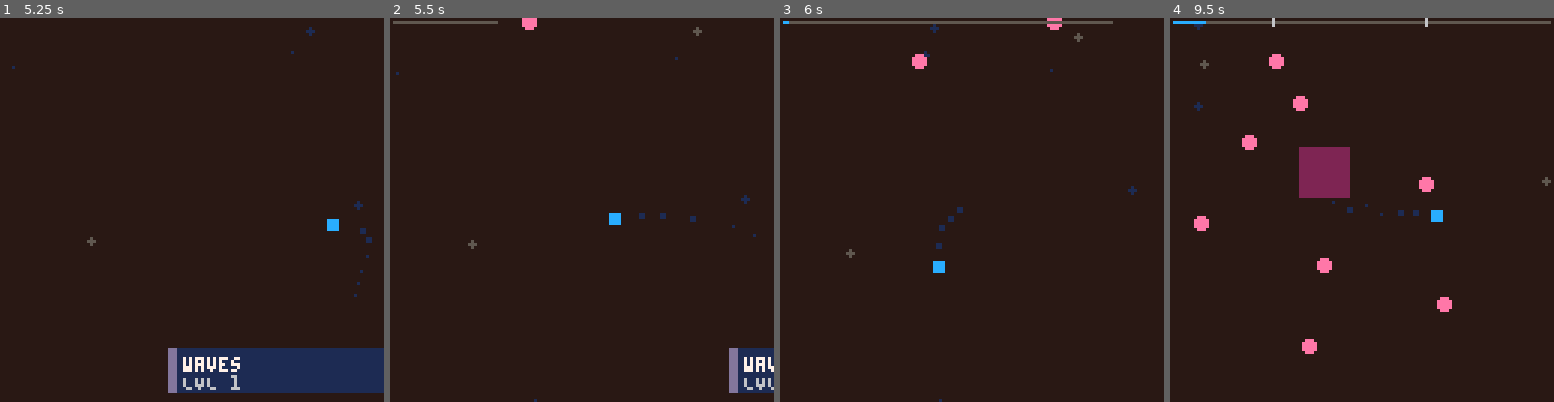
Above: before the commit, frames 1-4 (left to right).
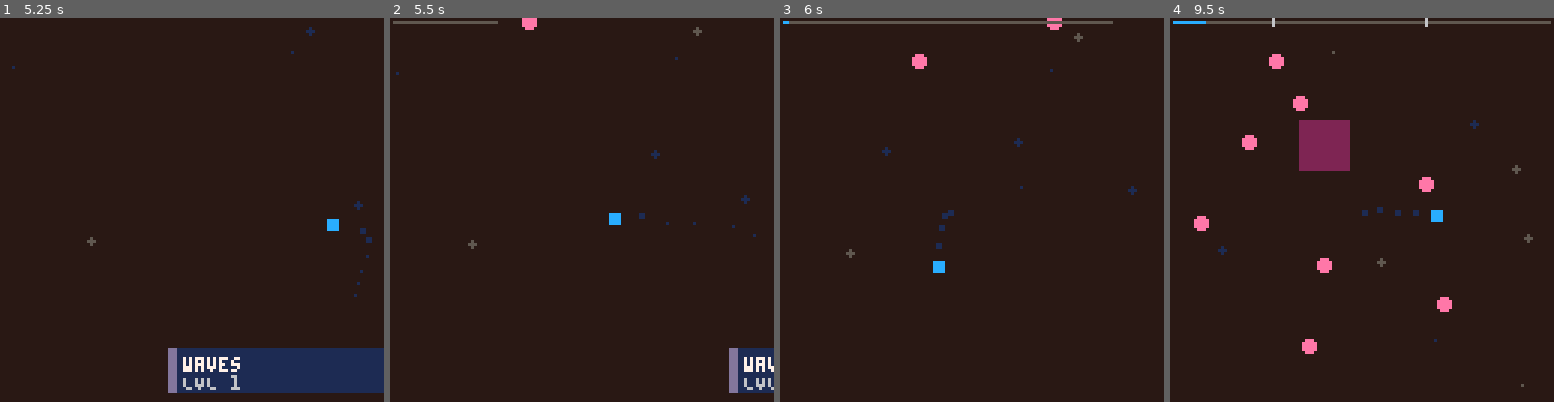
Above: after the commit, the same moments.

Repository: kastlev/tiny-shapes-and-beats
Game: PICO-8 cartridge tiny_beats_and_shapes.p8
The game is run twice, just before and just after one commit, with the same random seed, the same clock (stepped at 60 frames per second) and the same inputs.
Inputs:
- Up to frame 1 (5.25 s): tap X (X key) at 0.33, 1.07, 1.85, 2.97, 4.08, 5.2 s; tap O (Z key) at 0.7, 1.7, 2.1, 2.5, 2.9, 3.3, 3.7, 4.1, 4.5, 4.9 s; hold Right 1.6-2.1 s; hold Up 2.15-2.42 s; hold Right 2.47-3.03 s; hold Left 3.08-3.58 s; hold Down 3.63-3.97 s; hold Right 4.02-4.68 s; hold Up 4.73-5.03 s; hold Left from 5.08 s (still down)
- Up to frame 2 (5.5 s): keep holding Left; tap O (Z key) at 5.3 s
- Up to frame 3 (6 s): release Left at 5.68 s; tap O (Z key) at 5.7 s; hold Down from 5.73 s (still down)
- Up to frame 4 (9.5 s): release Down at 6.03 s; hold Right 6.08-6.58 s; tap O (Z key) every 0.4 s from 6.1 to 9.3 s; tap X (X key) at 6.32, 7.43, 8.55 s; hold Right 6.63-7.13 s; hold Up 7.18-7.45 s; hold Right 7.5-8.07 s; hold Left 8.12-8.62 s; hold Down 8.67-9 s; hold Right from 9.05 s (still down)

Frame 1 is identical in both runs. In frame 2, 0.1% of the frame differs, in the area x 37-80%, y 34-100%; in frame 3, 0.2%; in frame 4, 2.3%, in the area x 6-100%, y 1-97%.

Commit message:
Refactor fire_bullet_ring function to use a single parameter object for better clarity and consistency; update spawn_bullet_burst to extract burst parameters dynamically. Adjust enemy movement logic for improved readability and consistency in parameter usage.

Diff:
--- a/src/enemies.lua
+++ b/src/enemies.lua
@@ -1,4 +1,3 @@
-DEATH_WARN_FRAMES,BOUNCE_VARIANCE=1,.03
 enemies={}
 
 function _draw_shape(x,y,s,fill,sq,col)
@@ -34,14 +33,12 @@
   return e.draw_behind and C_DARK_PINK or e.color or C_PINK
 end
 
-function fire_bullet_ring(x,y,count,speed,off,b)
-  count=count or 8
-  speed=speed or 1.5
-  b=b or {}
-  for i=0,count-1 do
-    local a=(off or 0)+i/count
-    _create_enemy(E_BULLET,x,y,{vx=cos(a)*speed,vy=sin(a)*speed,size=b.size,
-      frames=b.frames or 80,color=b.color,shape=b.shape})
+-- b: count,speed,ang,type(def E_BULLET),quiet + cualquier parametro de enemigo
+function fire_bullet_ring(x,y,b)
+  local n,v=b.count or 8,b.speed or 1.5
+  for i=0,n-1 do
+    local a=(b.ang or 0)+i/n
+    _create_enemy(b.type or E_BULLET,x,y,_merge({vx=cos(a)*v,vy=sin(a)*v,frames=80},b))
   end
   if not b.quiet then
     trigger_screen_flash(_hit_flash_cfg)
@@ -49,9 +46,13 @@
   end
 end
 
+-- todo burst_X del emisor pasa a ser X del hijo (burst_type, burst_chase, burst_size...)
 function spawn_bullet_burst(e)
-  fire_bullet_ring(e.x,e.y,e.burst_count,e.burst_speed,e.burst_ang,
-    {size=e.burst_size,frames=e.burst_frames,color=e.burst_color,shape=e.burst_shape,quiet=e.burst_quiet})
+  local b={}
+  for k,v in pairs(e) do
+    if sub(k,1,6)=="burst_" then b[sub(k,7)]=v end
+  end
+  fire_bullet_ring(e.x,e.y,b)
 end
 
 function update_enemies()
@@ -60,22 +61,18 @@
 
   for e in all(enemies) do
     e.age+=1
-    e.draw_behind=e.frames+e.hold_frames-e.age<=DEATH_WARN_FRAMES
-
-    if e.move_delay>0 then
-      e.move_delay-=1
+    e.draw_behind=e.frames+e.hold_frames-e.age<=1
+
+    if e.age<=e.move_delay then
     elseif e.orbit then
-      e.ang_offset+=e.spin
+      e.ang_offset+=e.orbit_spin
       e.orbit_radius+=e.orbit_grow
       e.x=e.orbit_cx+cos(e.ang_offset)*e.orbit_radius
       e.y=e.orbit_cy+sin(e.ang_offset)*e.orbit_radius
     elseif e.chase then
-      local dx,dy=p.x-e.x,p.y-e.y
-      local d=sqrt(dx*dx+dy*dy)
-      local tx,ty=0,0
-      if d>.01 then tx,ty=dx/d*e.speed,dy/d*e.speed end
-      e.vx=lerp_to(e.vx or 0,tx,e.chase_turn,.02)
-      e.vy=lerp_to(e.vy or 0,ty,e.chase_turn,.02)
+      local a=atan2(p.x-e.x,p.y-e.y)
+      e.vx=lerp_to(e.vx,cos(a)*e.speed,e.chase_turn,.02)
+      e.vy=lerp_to(e.vy,sin(a)*e.speed,e.chase_turn,.02)
       e.x+=e.vx
       e.y+=e.vy
     elseif e.target_x or e.target_y then
@@ -83,35 +80,34 @@
         if e.target_x then e.x+=(e.target_x-e.x)*e.move_lerp end
         if e.target_y then e.y+=(e.target_y-e.y)*e.move_lerp end
       else
-        local t=min(1,(e.age-e.delay_move_total)/(e.frames-e.delay_move_total))
+        local t=min(1,(e.age-e.move_delay)/(e.frames-e.move_delay))
         local et=_ease(t,e.move_ease)
         if e.target_x then e.x=e.origin_x+(e.target_x-e.origin_x)*et end
         if e.target_y then e.y=e.origin_y+(e.target_y-e.origin_y)*et end
       end
     else
-      e.x+=e.vx or 0
-      e.y+=e.vy or 0
+      e.x+=e.vx
+      e.y+=e.vy
     end
 
     if e.wave then
       local o=sin(e.age*e.wave_freq)*e.wave_amp
-      local a=e.wave_axis=="x" and "x" or "y"
-      e[a]+=o-(e.wave_last_off or 0)
+      e[e.wave_axis]+=o-(e.wave_last_off or 0)
       e.wave_last_off=o
     end
 
     if e.wrap then
       if e.x<-8 then e.x=136 elseif e.x>136 then e.x=-8 end
       if e.y<-8 then e.y=136 elseif e.y>136 then e.y=-8 end
-    elseif e.bounce and (e.vx or e.vy) then
+    elseif e.bounce then
       local b
       if e.x<0 or e.x>128 then e.vx,e.x,b=sgn(64-e.x)*abs(e.vx),mid(0,e.x,128),1 end
       if e.y<0 or e.y>128 then e.vy,e.y,b=sgn(64-e.y)*abs(e.vy),mid(0,e.y,128),1 end
       if b then
-        local j=rnd(BOUNCE_VARIANCE*2)-BOUNCE_VARIANCE
-        local ca,sa,m=cos(j),sin(j),e.bounce_speed_mult or 1
+        local j=rnd(.06)-.03
+        local ca,sa,m=cos(j),sin(j),e.bounce_speed_mult
         e.vx,e.vy=(e.vx*ca-e.vy*sa)*m,(e.vx*sa+e.vy*ca)*m
-        e.size*=e.bounce_size_mult or 1
+        e.size*=e.bounce_size_mult
         add_trauma(mid(.1,e.size*.02,.6))
         spawn_hit_particles(e.x,e.y,_bounce_particle_cfg)
         sfx(5)
@@ -120,17 +116,16 @@
 
     e.ang+=e.spin
 
-    if e.grow_delay>0 then
-      e.grow_delay-=1
+    if e.age<=e.grow_delay then
     elseif e.grow then
       local m=e.grow_mode
       if m=="lerp" then
-        e.size+=(e.max_size-e.size)*e.grow_lerp
+        e.size+=(e.size_max-e.size)*e.grow_lerp
       elseif m=="curve" then
-        local t=min(1,(e.age-e.delay_grow_total)/max(1,e.frames-e.delay_grow_total))
-        e.size=e.size_start+(e.max_size-e.size_start)*_ease(t,e.grow_ease)
+        local t=min(1,(e.age-e.grow_delay)/max(1,e.frames-e.grow_delay))
+        e.size=e.size_start+(e.size_max-e.size_start)*_ease(t,e.grow_ease)
       else
-        e.size=min(e.max_size,e.size+e.grow_px)
+        e.size=min(e.size_max,e.size+e.grow_px)
       end
     end
 
@@ -159,6 +154,7 @@
   params=params or {}
   wait_frames(params.spawn_delay or 0)
 
+  params.type=etype
   etype=etype or E_CIRCLE
   x=x or 10+rnd(108)
   y=y or 10+rnd(108)
@@ -169,7 +165,14 @@
     y=mid(6,p.y+p.h/2+rnd(r*2)-r,121)
   end
 
-  local burst=params.count~=nil
+  -- orbit: x,y = CENTRO. El enemigo (y su aviso) nace ya sobre la orbita, sin salto
+  if params.orbit then
+    local a,r=params.ang_offset or rnd(),params.orbit_radius or 20
+    params.ang_offset,params.orbit_radius,params.orbit_cx,params.orbit_cy=a,r,params.orbit_cx or x,params.orbit_cy or y
+    x,y=params.orbit_cx+cos(a)*r,params.orbit_cy+sin(a)*r
+  end
+
+  local burst=params.count
   local sz=params.size or 10
   local warn=params.warn
   if warn==nil then warn=not burst and etype!=E_BULLET end
@@ -183,8 +186,7 @@
   end
 
   if burst then
-    fire_bullet_ring(x,y,params.count,params.speed,params.ang,
-      {size=params.size,frames=params.frames,color=params.color,shape=params.shape})
+    fire_bullet_ring(x,y,params)
     return
   end
 
@@ -196,7 +198,7 @@
     params.vx,params.vy=cos(a)*v,sin(a)*v
   end
 
-   if params.aim_speed then
+  if params.aim_speed then
     local a=atan2(p.x+2-x,p.y+2-y)
     params.vx,params.vy=cos(a)*params.aim_speed,sin(a)*params.aim_speed
   end
@@ -206,19 +208,15 @@
   return _create_enemy(etype,x,y,params)
 end
 
-local DEFAULTS=_kv_parts(split("chase=false;wrap=false;bounc …(148 unchanged characters)… ;grow_lerp=.1;wave_amp=10;wave_freq=.05;frames=30;hold_frames=0;len=80;ang=0;spin=0;orbit_radius=20;spin=.01;orbit_grow=0",";"))
+local DEFAULTS=_kv_parts(split("chase=false;wrap=false;bounc …(148 unchanged characters)… ;grow_lerp=.1;wave_amp=10;wave_freq=.05;wave_axis=y;frames=30;hold_frames=0;len=80;ang=0;spin=0;orbit_spin=.01;orbit_grow=0;vx=0;vy=0;bounce_speed_mult=1;bounce_size_mult=1",";"))
 
 function _create_enemy(t,x,y,s)
   local s0=s.size or (t==E_BULLET and 1 or 2)
-  s.type,s.x,s.y,s.origin_x,s.origin_y=t or E_CIRCLE,x,y,x,y
-  s.size,s.size_start,s.max_size=s0,s0,s.size_max or s0
-  s.grow=s.max_size>s0
+  s.type,s.x,s.y,s.origin_x,s.origin_y=t,x,y,x,y
+  s.size,s.size_start,s.size_max=s0,s0,s.size_max or s0
+  s.grow=s.size_max>s0
   s.grow_mode=s.grow_lerp and "lerp" or s.grow_ease and "curve" or "px"
   for k,v in pairs(DEFAULTS) do s[k]=s[k] or v end
-  s.delay_move_total,s.delay_grow_total=s.move_delay,s.grow_delay
-  s.orbit_cx=s.orbit_cx or x
-  s.orbit_cy=s.orbit_cy or y
-  s.ang_offset=s.ang_offset or rnd(1)
   s.fill=s.fill~=false
   s.alive,s.age=true,0
   add(enemies,s)
--- a/src/levels.lua
+++ b/src/levels.lua
@@ -26,7 +26,7 @@
   zonering = "spw;size=1;size_max=30;fill=false;grow_px=0.9;warn_frames=30;frames=34",
   sweep    = "spw;type=E_LINE_BI;y=64;ang=0.25;len=72;size=3;x=2;vx=1.8;warn_frames=25;frames=80", -- linea vertical que barre de izq a der (al reves: x=126;vx=-1.8)
   wiper    = "spw;type=E_LINE_BI;x=64;y=0;ang=0;len=144;size=2;spin=0.004;warn_frames=30;frames=125", -- limpiaparabrisas: media vuelta desde el borde superior (125 f = 0.5/spin)
-gun      = "spw_loop;pattern=point;x=-4;y=64;n=30;parallel=true;stagger=2;type=E_BULLET;size=2;dir_random=true;speed_random=true;speed_min=1.5;speed_max=3;frames=120",
+  gun      = "spw_loop;pattern=point;x=-4;y=64;n=30;parallel=true;stagger=2;type=E_BULLET;size=2;dir_random=true;speed_random=true;speed_min=1.5;speed_max=3;frames=120",
   core     = "spw;type=E_CIRCLE;x=64;y=64;size=7;color=13;warn_frames=30;frames=125", -- nucleo inofensivo (color 13) en el centro; se lanza con fountain
   fountain = "spw_loop;pattern=point;x=64;y=64;n=40;parallel=true;stagger=3;type=E_BULLET;size=2;dir_random=true;speed_random=true;speed_min=0.8;speed_max=2;frames=150",
   ripple   = "spw_loop;pattern=column;column_x=-4;pos_random=false;n=6;parallel=true;type=E_BULLET;size=3;vx=1.4;wave=true;wave_amp=12;wave_freq=0.03;frames=130", -- muro de balas que ondula
@@ -41,10 +41,10 @@
 
   -- ===== MOVIMIENTOS ESPECIALES =====
   bomb     = "spw;type=E_CIRCLE;size=2;size_max=16;grow_lerp=0.12;warn_frames=30;frames=60;burst=true;burst_count=12;burst_speed=1.4;burst_size=2;burst_frames=100", -- crece desde un punto y explota en balas
-  orbiter  = "spw;type=E_SQUARE;orbit=true;orbit_cx=64;orbit_cy=64;orbit_radius=40;spin=0.03;x=90;y=90;size=5;warn_frames=10;frames=150", -- satelite que gira alrededor del centro (~2 px/f)
+  orbiter  = "spw;type=E_SQUARE;orbit=true;orbit_cx=64;orbit_cy=64;orbit_radius=40;spin=0.03;size=5;warn_frames=10;frames=150", -- satelite que gira alrededor del centro (~2 px/f)
   bouncer  = "spw;x=20;y=20;vx=1.9;vy=1.5;size=3;warn_frames=30;frames=180;bounce=true;bounce_speed_mult=1.05;bounce_size_mult=1.06", -- rebota, se acelera y crece
   wrapper  = "spw;type=E_CIRCLE;size=4;vx=2;vy=0.9;wrap=true;warn_frames=30;frames=150", -- sale por un borde y entra por el opuesto
-  orbring = "spw_loop;pattern=circle;n=12;parallel=true;type=E_BULLET;size=2;orbit=true;orbit_cx=0;orbit_cy=64;pos_radius=30;spin=0.006;warn=true;warn_frames=30;frames=240",
+  orbring = "spw_loop;pattern=circle;n=12;parallel=true;type=E_BULLET;size=2;orbit=true;orbit_cx=64;orbit_cy=64;pos_radius=30;spin=0.006;warn=true;warn_frames=30;frames=240",
   belt = "spw_loop;pattern=row;row_y=40;n=9;parallel=true;type=E_BULLET;size=2;vx=1;wrap=true;warn=true;warn_frames=30;frames=300"
 
 }
@@ -136,8 +136,8 @@
   play {
     -- ===== LINEAS Y FORMAS =====
     "orbiter;wait=185",                                        -- f1505 satelite orbitando
+    "orbring;n=10;wait=270",
     "7*burst;burst_ang=2;warn_frames=20;wait=30", -- f630 bursts (la cruz sigue)
-    "orbring;n=10;wait=270",
     "chasers;n=4;pos_radius=4;wait=170",
     "belt;row_y=36/belt;row_y=64;vx=-1/belt;row_y=92;wait=330",
     "hline;y=@;wait=45",                                       -- f0 linea horizontal sobre el jugador
